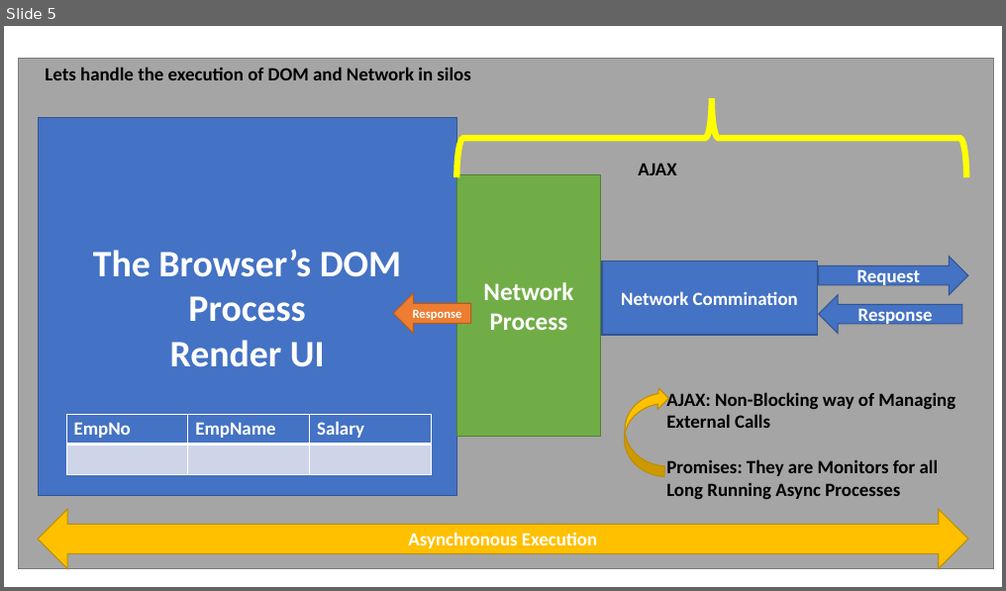
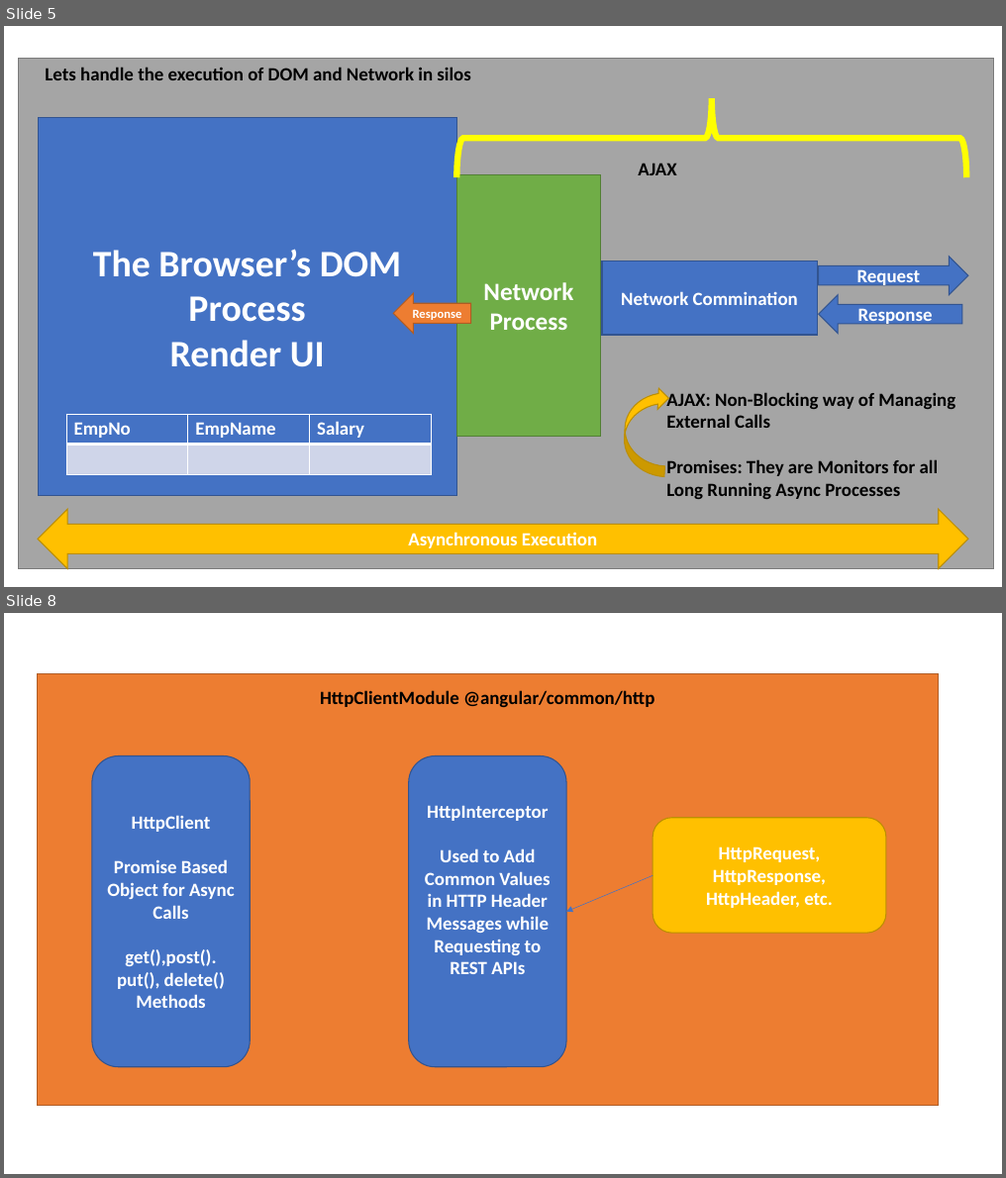
Before and after one commit to maheshsabnis/Blaz_Ng_Jan2022, a slide deck: images_NG.pptx. Shown one above the other, each under a label of ours: slide 5 before the commit, slides 5 and 8 after it; the slides between them are not shown. The pictures are 1006x591 and 1006x1178 pixels, drawn with LibreOffice and Linux fonts; fonts in the diff are those of the drawing. Boxes give left, top, right and bottom in pixels: in the first picture for what was removed or moved away, otherwise in the second. Text is boxed around its words. In the diff, an @@ line names an element or a change of style, - is before the commit and + after.

```diff
--- a/images_NG.pptx
+++ b/images_NG.pptx
@@ slide 8 added at <box>4,613,1002,1174</box>, background #FFFFFF @@
@@ rectangle added at <box>37,673,939,1105</box>, fill #ED7D31, outline #AF5C24 1 pt @@
@@ text added at <box>320,690,654,708</box>, 18 pt, text #000000, bold @@
+HttpClientModule @angular/common/http
@@ rounded rectangle added at <box>92,756,251,1067</box>, fill #4472C4, outline #325491 1 pt, 18 pt, text #FFFFFF, bold @@
+HttpClient
+Promise Based Object for Async Calls
+get(),post(). put(), delete() Methods
@@ rounded rectangle added at <box>409,756,567,1067</box>, fill #4472C4, outline #325491 1 pt, 18 pt, text #FFFFFF, bold @@
+HttpInterceptor
+Used to Add Common Values in HTTP Header Messages while Requesting to REST APIs
@@ rounded rectangle added at <box>653,818,887,934</box>, fill #FFC000, outline #BD8E00 1 pt, 18 pt, text #FFFFFF, bold @@
+HttpRequest, HttpResponse, HttpHeader, etc.
@@ arrow added from (653, 875) to (566, 912), #4472C4 0.5 pt @@
```
Also in this commit, not shown: 2 other slides added, 9 other files.
